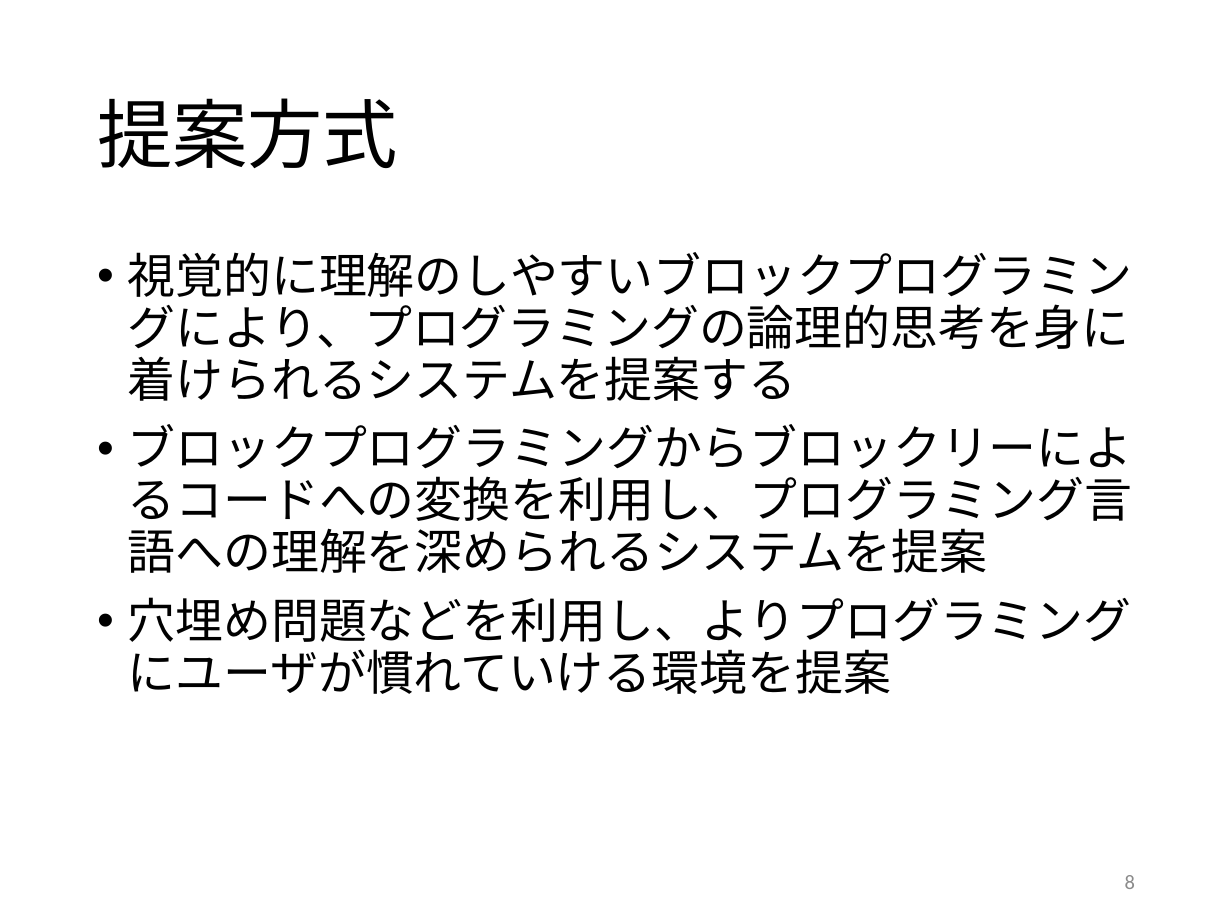
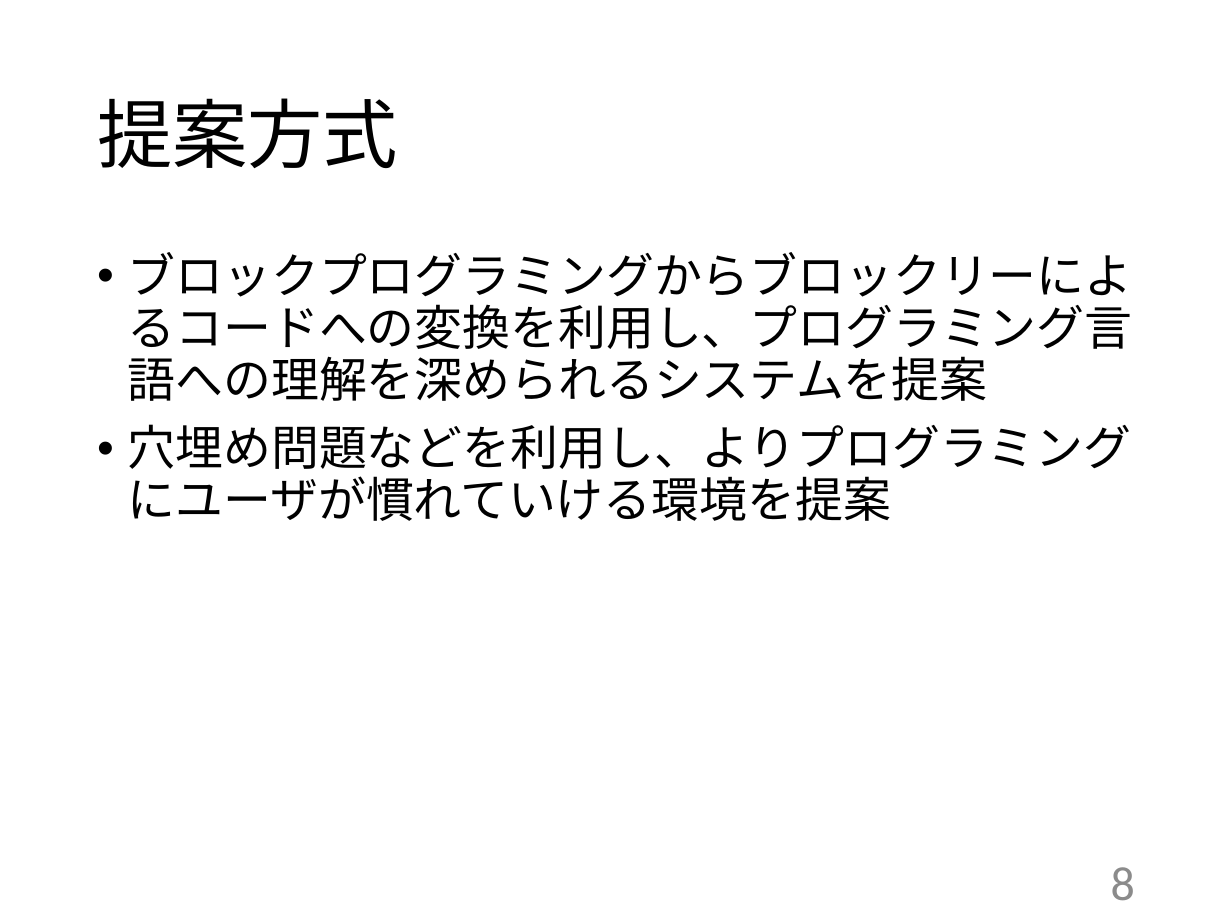
Before and after one commit to kait-takanolab/1821121-shimaoka-thesis, a slide deck: slide 8 of 1821121_shimaoka_tyuukan.pptx. Drawn at 1232x924 pixels with LibreOffice and Linux fonts; fonts in the diff are those of the drawing. Boxes give left, top, right and bottom in pixels: in the first picture for what was removed or moved away, otherwise in the second. Text is boxed around its words. In the diff, an @@ line names an element or a change of style, - is before the commit and + after.

```diff
--- a/1821121_shimaoka_tyuukan.pptx
+++ b/1821121_shimaoka_tyuukan.pptx
@@ text at bbox=[128, 252, 1132, 401]: paragraph removed @@
-• 視覚的に理解のしやすいブロックプログラミングにより、プログラミングの論理的思考を身に着けられるシステムを提案する
@@ page number at bbox=[1111, 867, 1135, 900]: size 12 to 28 pt @@
```
Also in this commit, not shown: 5 other slides changed, 1 slide added.
